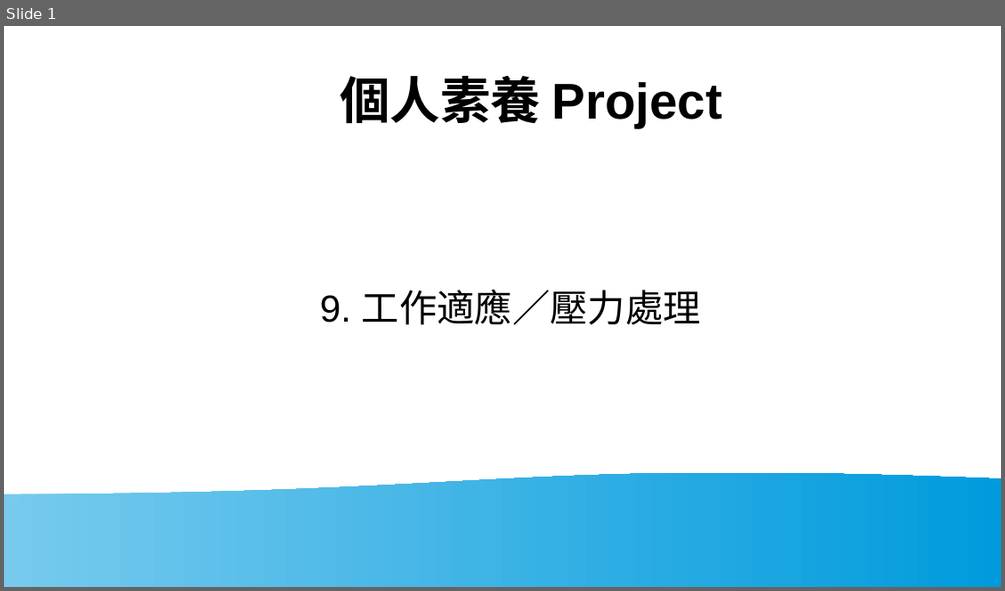
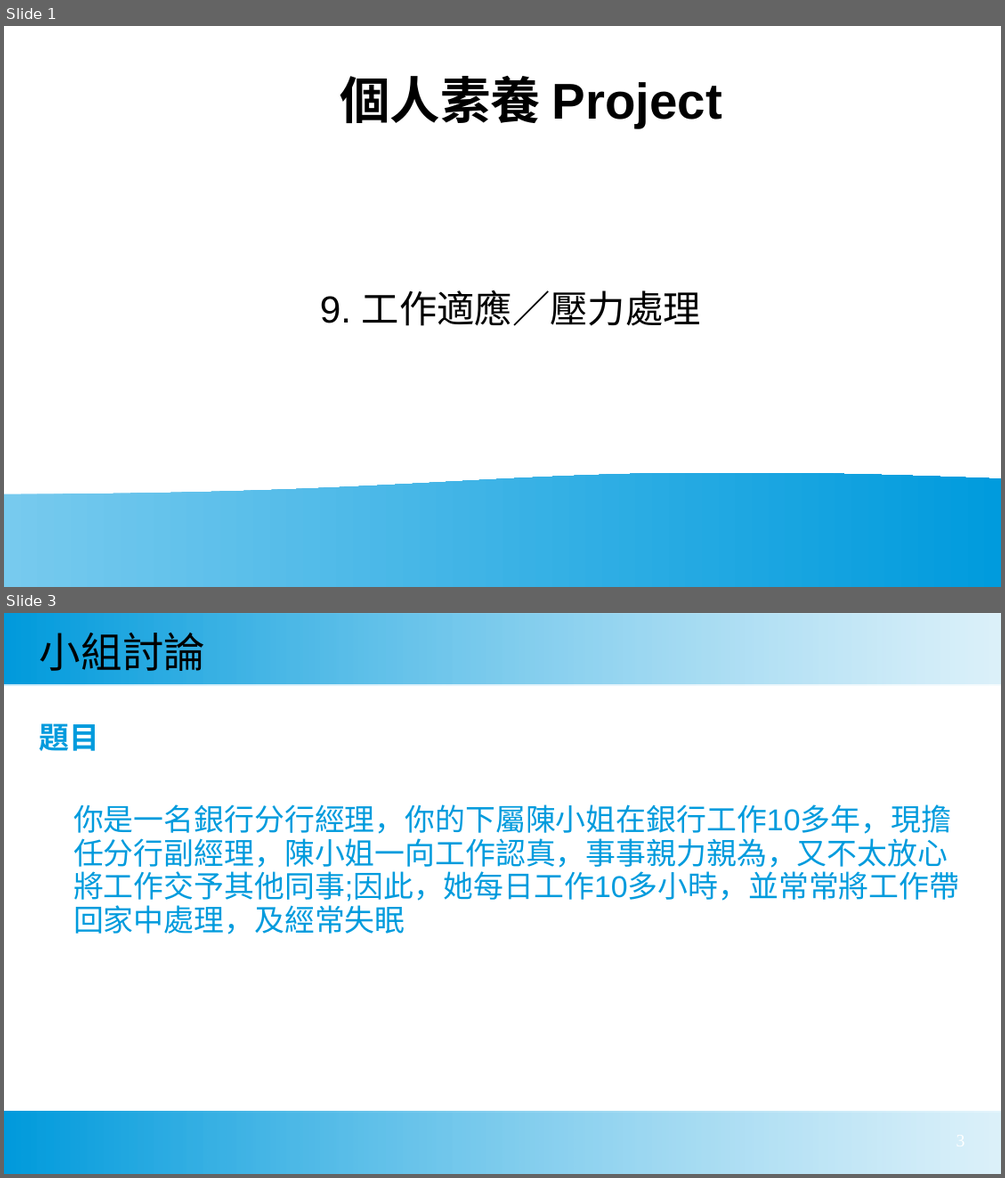
Before and after one commit to dockerwin11/studypage, a slide deck: ppt_presentation/project_ver1_20241109.ppt. Shown one above the other, each under a label of ours: slide 1 before the commit, slides 1 and 3 after it; the slides between them are not shown. The pictures are 1005x591 and 1005x1178 pixels, drawn with LibreOffice and Linux fonts; fonts in the diff are those of the drawing. Boxes give left, top, right and bottom in pixels: in the first picture for what was removed or moved away, otherwise in the second. Text is boxed around its words. In the diff, an @@ line names an element or a change of style, - is before the commit and + after.

```diff
--- a/ppt_presentation/project_ver1_20241109.ppt
+++ b/ppt_presentation/project_ver1_20241109.ppt
@@ slide 3 added at [4, 613, 1001, 1174], background #FFFFFF @@
@@ rectangle added at [4, 613, 1001, 684], fill gradient #77CAEE to #009BDD @@
@@ title added at [40, 633, 205, 671], 33 pt, text #000000 @@
+小組討論
@@ text added at [40, 723, 959, 934], 24 pt, text #009BDD @@
+題目
+你是一名銀行分行經理，你的下屬陳小姐在銀行工作10多年，現擔任分行副經理，陳小姐一向工作認真，事事親力親為，又不太放心將工作交予其他同事;因此，她每日工作10多小時，並常常將工作帶回家中處理，及經常失眠
@@ rectangle added at [4, 1111, 1001, 1174], fill gradient #77CAEE to #009BDD @@
```
Also in this commit, not shown: 4 slides changed, 5 other slides added, 4 other files.
